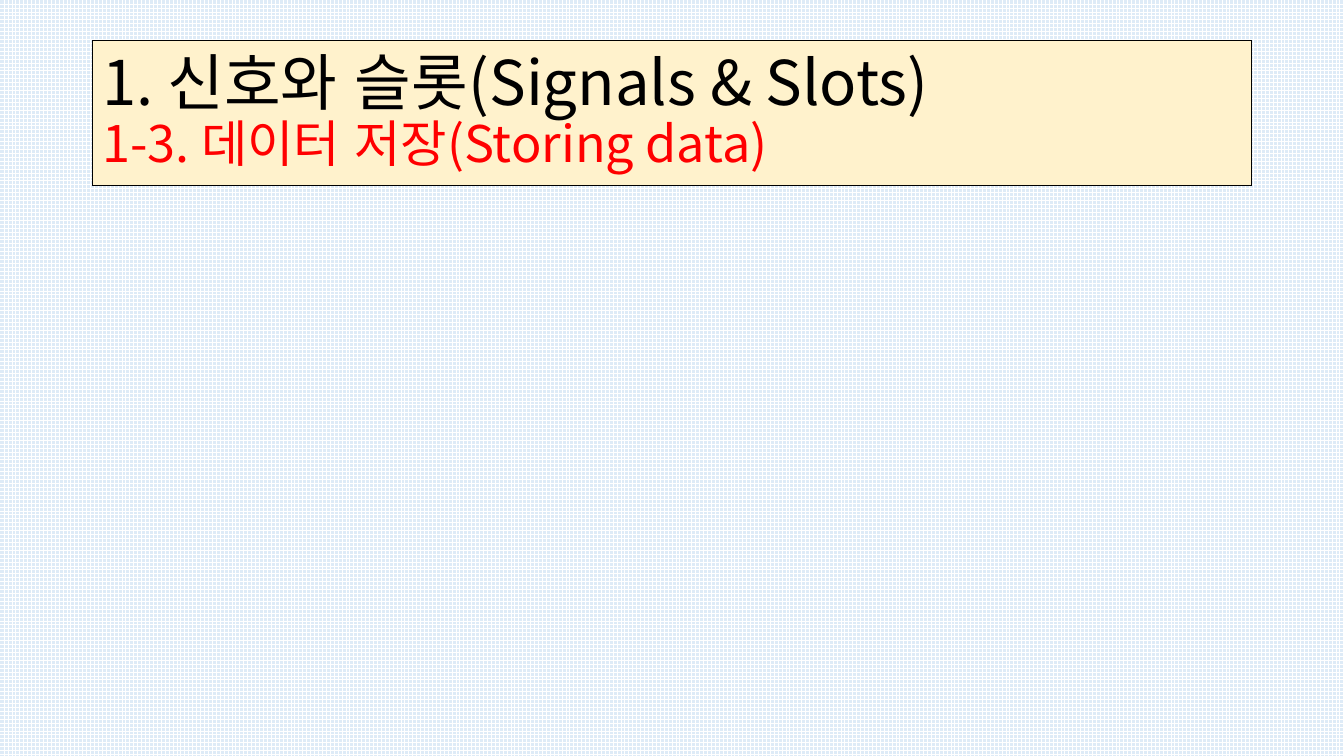
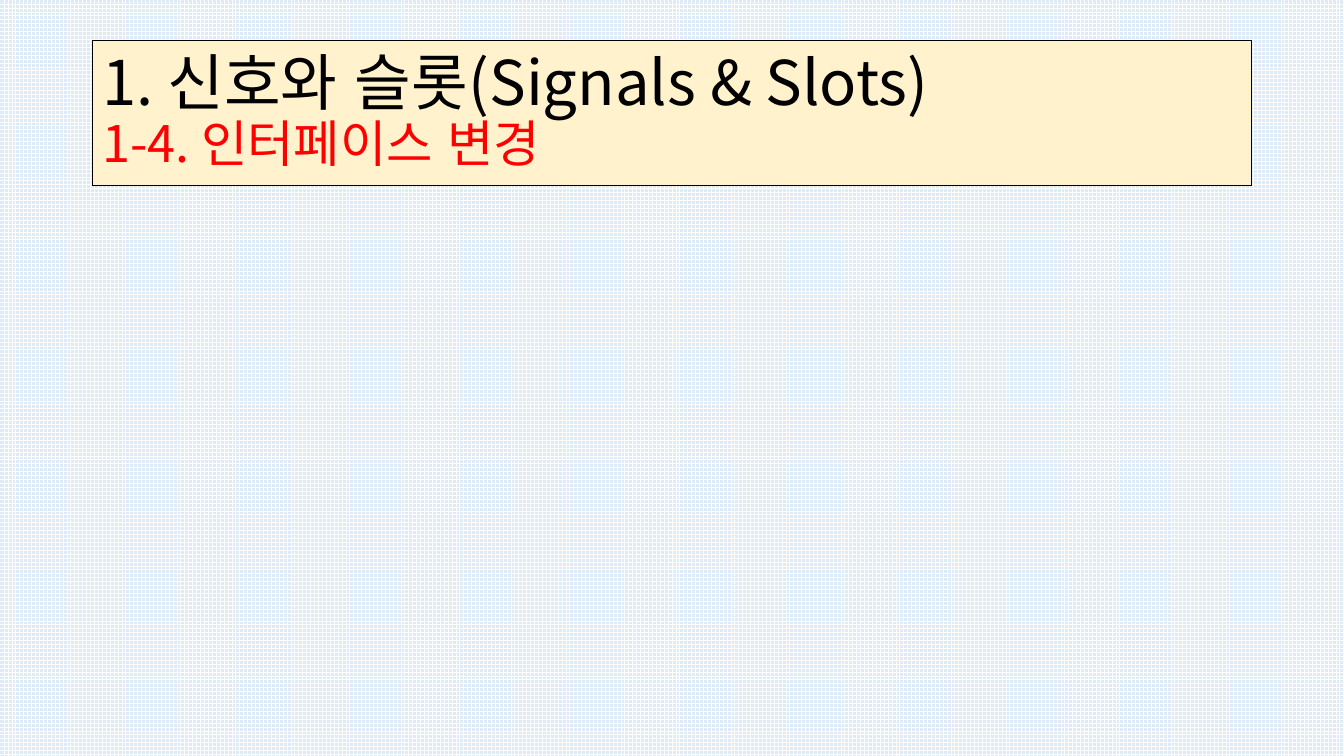
Before and after one commit to kig2929kig/PySide6, a slide deck: slide 22 of PySide-2.pptx (slide 16 before the commit). Drawn at 1344x756 pixels with LibreOffice and Linux fonts; fonts in the diff are those of the drawing. Boxes give left, top, right and bottom in pixels: in the first picture for what was removed or moved away, otherwise in the second. Text is boxed around its words. In the diff, an @@ line names an element or a change of style, - is before the commit and + after.

```diff
--- a/PySide-2.pptx
+++ b/PySide-2.pptx
@@ title at [102,54,929,166]: text changed @@
-1. 신호와 슬롯(Signals & Slots)
-1-3. 데이터 저장(Storing data)
+1. 신호와 슬롯(Signals & Slots)
+1-4. 인터페이스 변경
```
Also in this commit, not shown: 4 other slides changed, 6 slides added.
